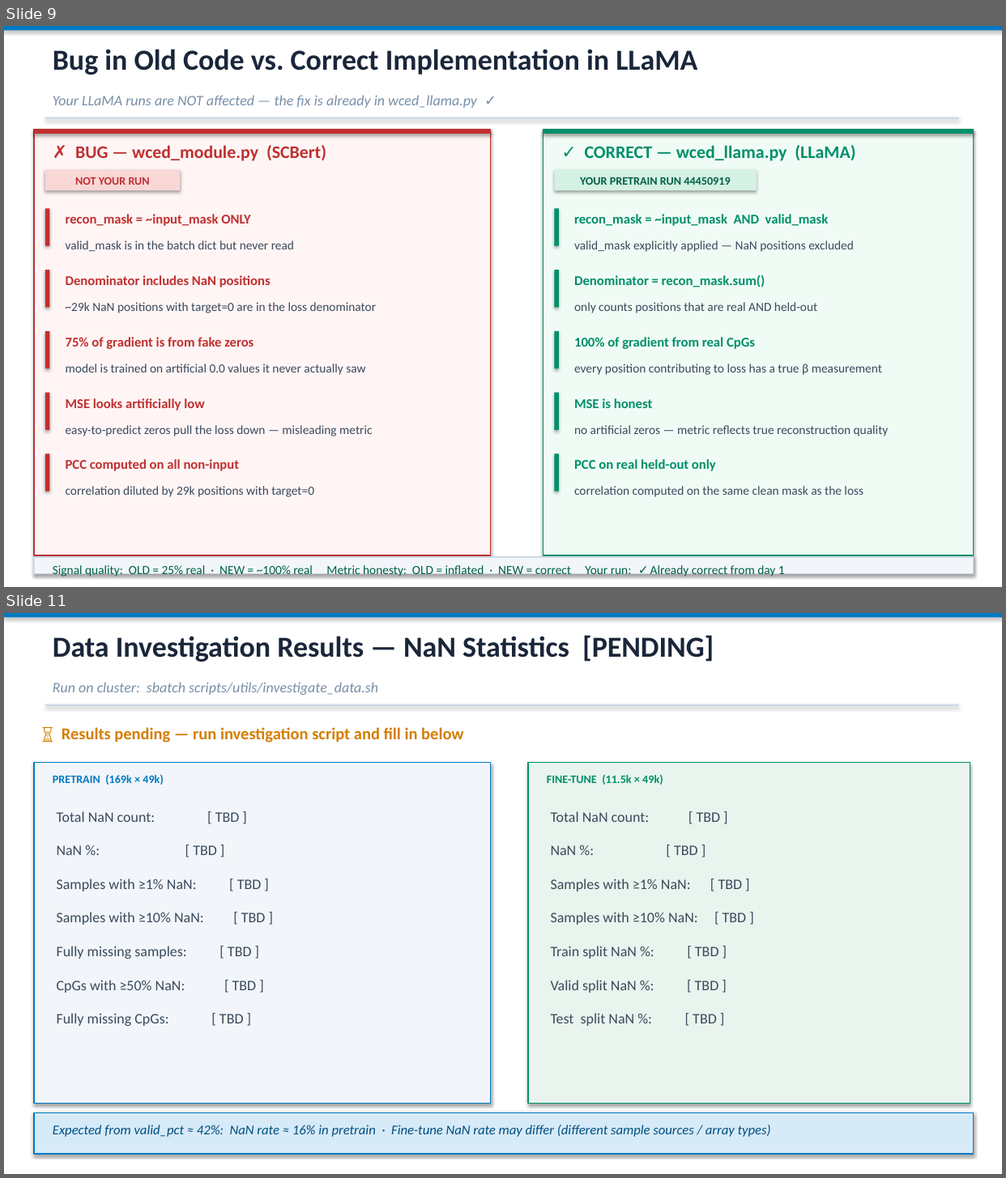
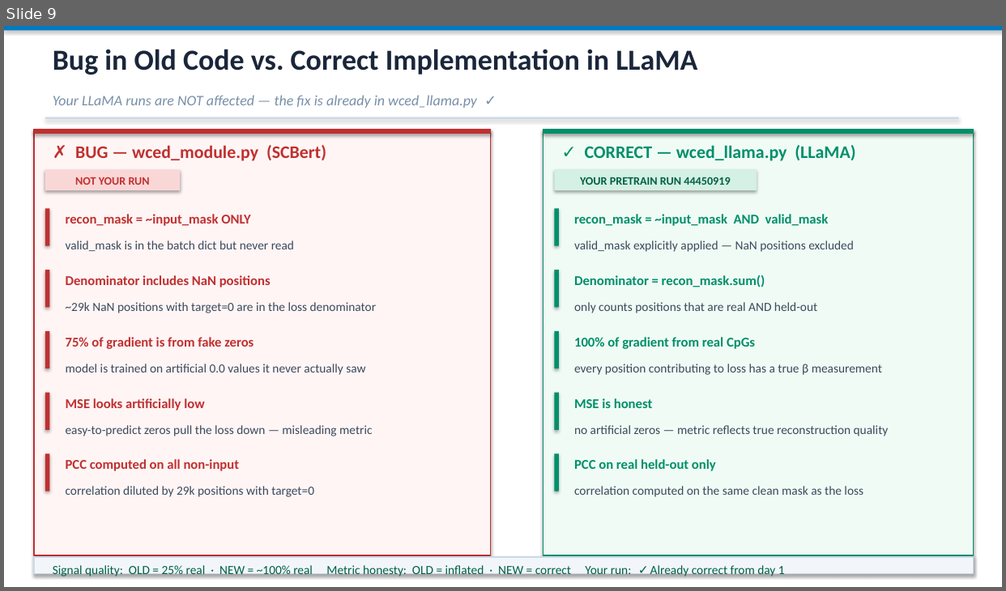
Before and after one commit to netanelazran11/BiomedSciAI_ACL_Project, a slide deck: methyl/NaN_Handling_MethylLlama.pptx. Shown one above the other, each under a label of ours: slides 9 and 11 before the commit, slide 9 after it; the slides between them are not shown. The pictures are 1006x1178 and 1006x591 pixels, drawn with LibreOffice and Linux fonts; fonts in the diff are those of the drawing. Boxes give left, top, right and bottom in pixels: in the first picture for what was removed or moved away, otherwise in the second. Text is boxed around its words. In the diff, an @@ line names an element or a change of style, - is before the commit and + after.

```diff
--- a/methyl/NaN_Handling_MethylLlama.pptx
+++ b/methyl/NaN_Handling_MethylLlama.pptx
@@ slide 11 removed at bbox=[4, 613, 1002, 1174], background #FFFFFF @@
@@ rectangle removed at bbox=[4, 613, 1002, 618] @@
@@ text removed at bbox=[53, 635, 714, 662] @@
-Data Investigation Results — NaN Statistics [PENDING]
@@ text removed at bbox=[53, 682, 378, 695] @@
-Run on cluster: sbatch scripts/utils/investigate_data.sh
@@ rectangle removed at bbox=[45, 705, 958, 707] @@
@@ text removed at bbox=[62, 727, 464, 743] @@
-⏳ Results pending — run investigation script and fill in below
@@ rectangle removed at bbox=[34, 763, 491, 1103] @@
@@ text removed at bbox=[53, 775, 164, 785] @@
-PRETRAIN (169k × 49k)
@@ rectangle removed at bbox=[528, 763, 970, 1103] @@
@@ text removed at bbox=[547, 774, 663, 785] @@
-FINE-TUNE (11.5k × 49k)
@@ text removed at bbox=[57, 811, 240, 822] @@
-Total NaN count: [ TBD ]
@@ text removed at bbox=[551, 811, 721, 822] @@
-Total NaN count: [ TBD ]
@@ text removed at bbox=[57, 845, 217, 855] @@
-NaN %: [ TBD ]
@@ text removed at bbox=[551, 845, 698, 855] @@
-NaN %: [ TBD ]
@@ text removed at bbox=[57, 879, 262, 892] @@
-Samples with ≥1% NaN: [ TBD ]
@@ text removed at bbox=[551, 879, 743, 892] @@
-Samples with ≥1% NaN: [ TBD ]
@@ text removed at bbox=[57, 912, 266, 925] @@
-Samples with ≥10% NaN: [ TBD ]
@@ text removed at bbox=[551, 912, 747, 925] @@
-Samples with ≥10% NaN: [ TBD ]
@@ text removed at bbox=[57, 946, 252, 959] @@
-Fully missing samples: [ TBD ]
@@ text removed at bbox=[551, 946, 719, 959] @@
-Train split NaN %: [ TBD ]
@@ text removed at bbox=[57, 980, 257, 993] @@
-CpGs with ≥50% NaN: [ TBD ]
@@ text removed at bbox=[551, 980, 719, 993] @@
-Valid split NaN %: [ TBD ]
@@ text removed at bbox=[57, 1013, 244, 1026] @@
-Fully missing CpGs: [ TBD ]
@@ text removed at bbox=[551, 1013, 717, 1026] @@
-Test split NaN %: [ TBD ]
@@ rectangle removed at bbox=[34, 1113, 974, 1154] @@
@@ text removed at bbox=[53, 1125, 771, 1137] @@
-Expected from valid_pct ≈ 42%: NaN rate ≈ 16% in pretrain · Fine-tune NaN rate may differ (different sample sources / array types)
```
Also in this commit, not shown: 3 slides changed, 2 slides added, 1 other slide removed, 1 other file.
